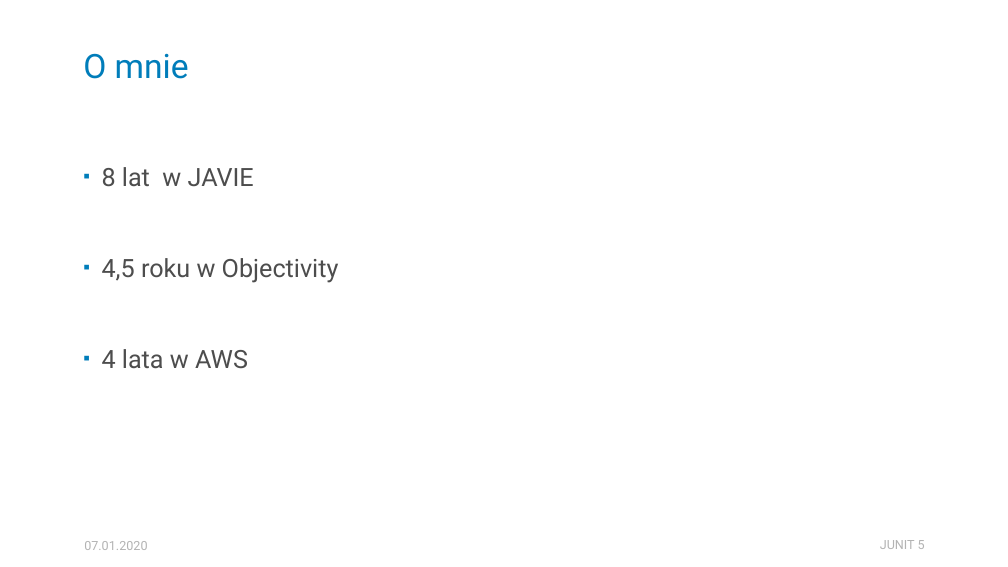
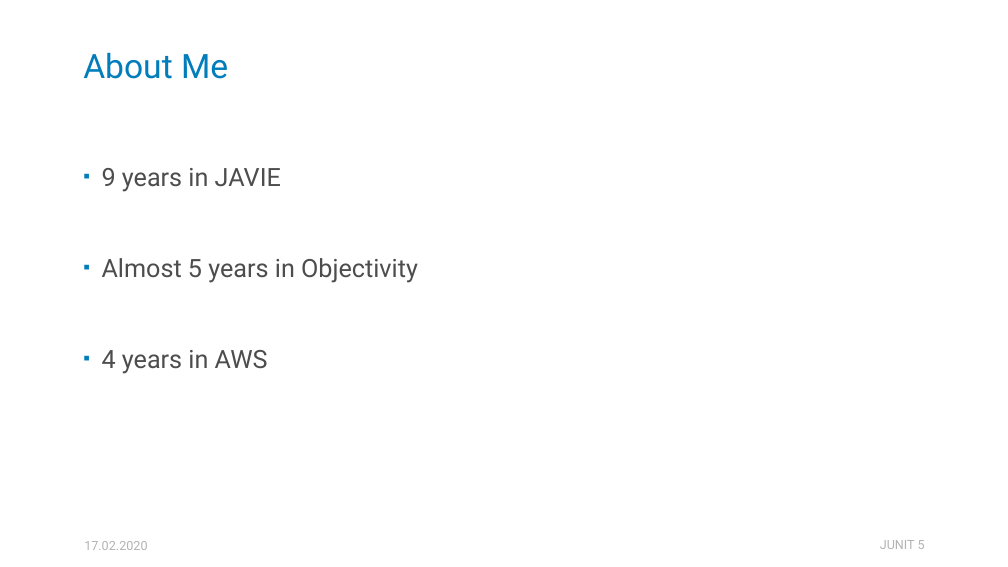
Before and after one commit to HellSpawn287/pf-presentations, a slide deck: slide 2 of ZJAVA/Junit5/Junit5 - ZJAVA.pptx. Drawn at 1008x567 pixels with LibreOffice and Linux fonts; fonts in the diff are those of the drawing. Boxes give left, top, right and bottom in pixels: in the first picture for what was removed or moved away, otherwise in the second. Text is boxed around its words. In the diff, an @@ line names an element or a change of style, - is before the commit and + after.

```diff
--- a/ZJAVA/Junit5/Junit5 - ZJAVA.pptx
+++ b/ZJAVA/Junit5/Junit5 - ZJAVA.pptx
@@ title at box(83, 52, 228, 79): text changed @@
-O mnie
+About Me
@@ text at box(102, 168, 418, 374): text changed @@
-▪ 8 lat w JAVIE
-▪ 4,5 roku w Objectivity
-▪ 4 lata w AWS
+▪ 9 years in JAVIE
+▪ Almost 5 years in Objectivity
+▪ 4 years in AWS
@@ text at box(84, 541, 147, 550): text changed @@
-07.01.2020
+17.02.2020
```
Also in this commit, not shown: 17 other slides changed.
